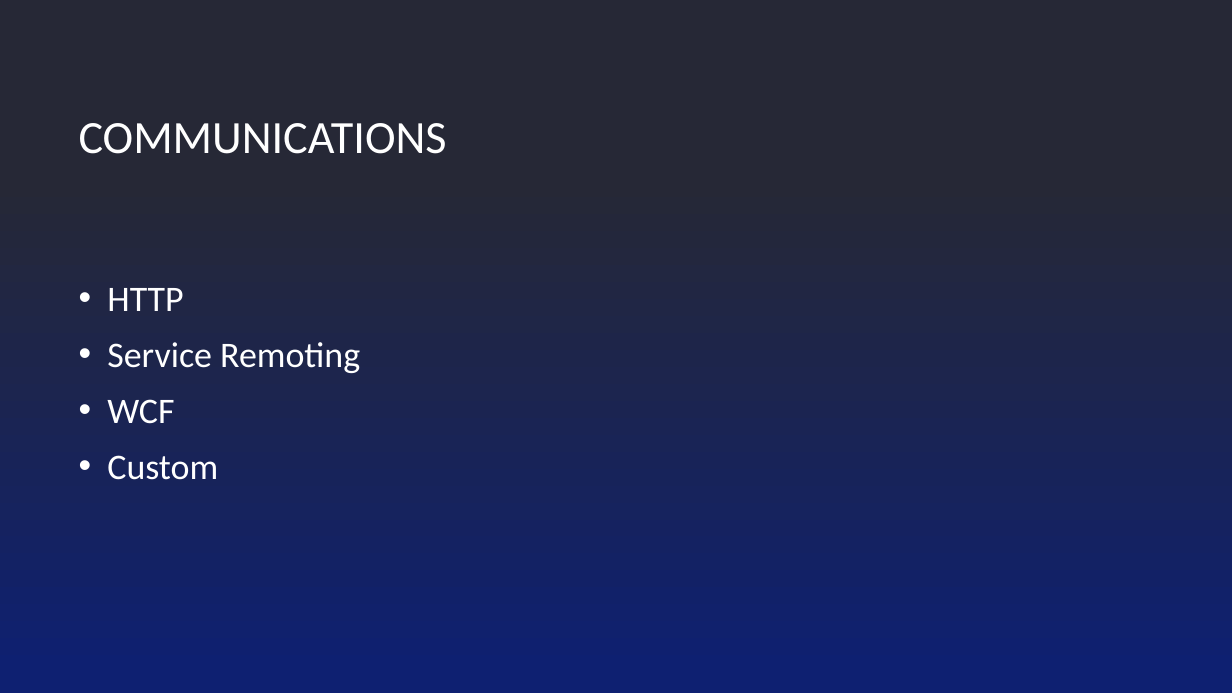
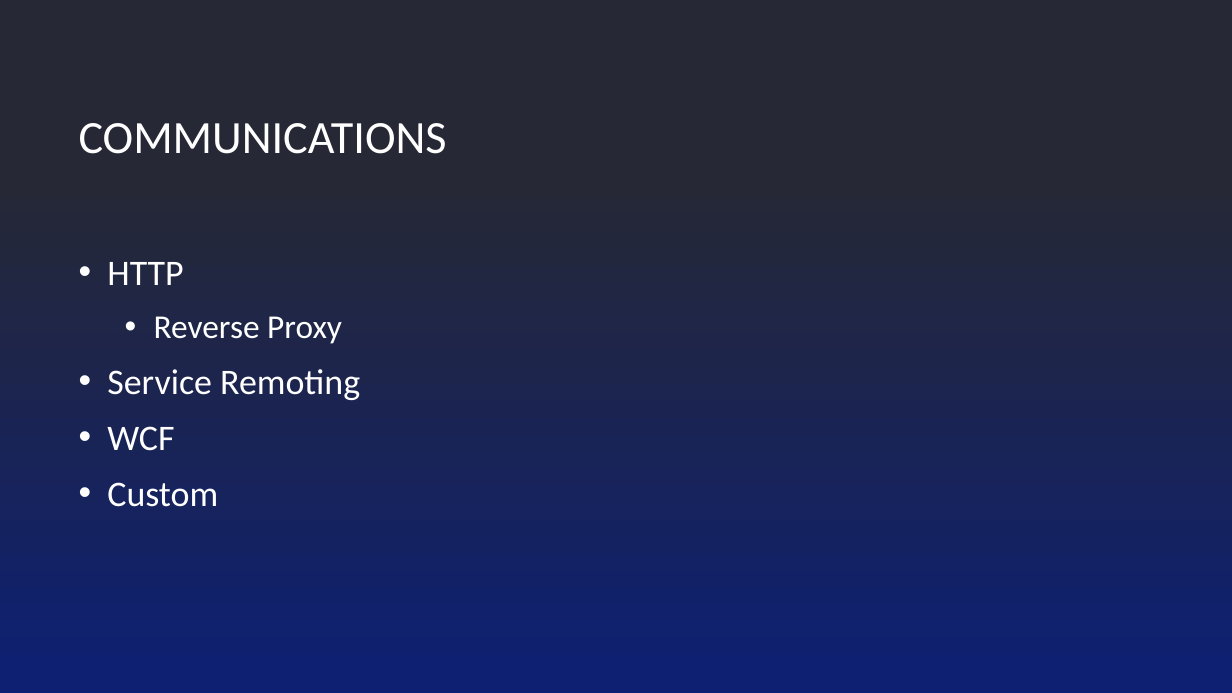
Before and after one commit to javierdpt/conference-tracker, a slide deck: slide 16 of Resources/Using Service Fabric as a Platform.pptx. Drawn at 1232x693 pixels with LibreOffice and Linux fonts; fonts in the diff are those of the drawing; background and template pictures are left out. Boxes give left, top, right and bottom in pixels: in the first picture for what was removed or moved away, otherwise in the second. Text is boxed around its words. In the diff, an @@ line names an element or a change of style, - is before the commit and + after.

```diff
--- a/Resources/Using Service Fabric as a Platform.pptx
+++ b/Resources/Using Service Fabric as a Platform.pptx
@@ text at <box>154,316,342,344</box>: paragraph added @@
+  • Reverse Proxy
```
Also in this commit, not shown: 5 other slides changed, 1 slide added, 2 slides removed.
